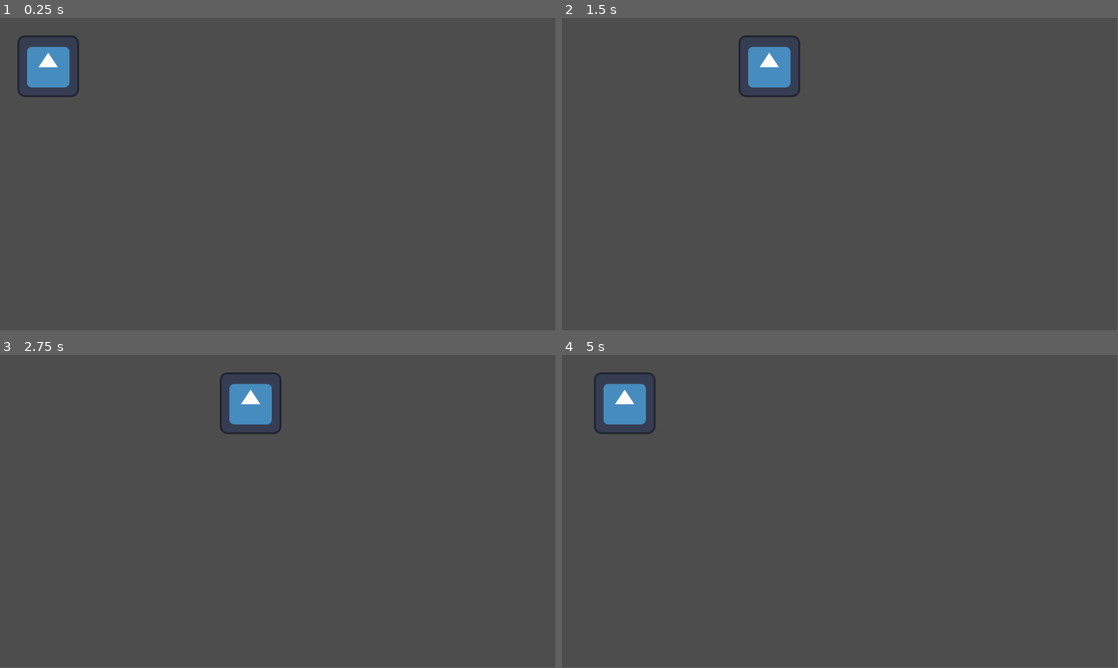
Above: before the commit, frames 1-4 (two rows, left to right).
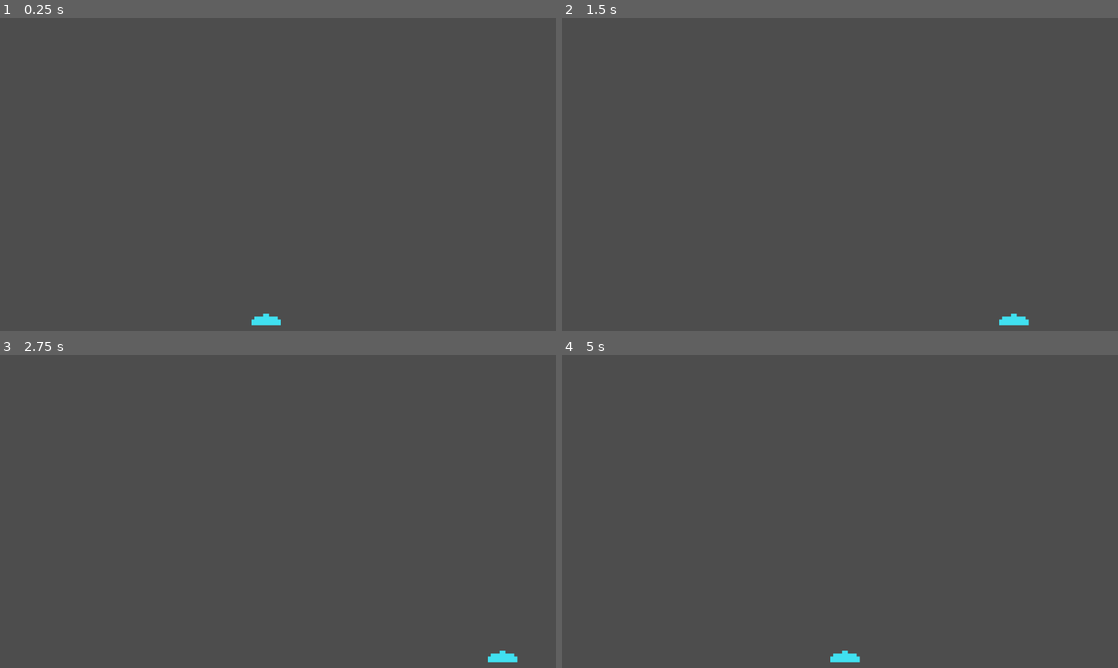
Above: after the commit, the same moments.

Repository: aericode/SpaceInvaders-Godot4
Game: Godot game, scene res://world.tscn
Two runs of this game, one before a commit and one after it. Both use one fixed random seed, a clock stepped at 60 frames per second and the inputs below. The engine's default icon, where the game draws it, is replaced by a stand-in: a white triangle on a blue panel in a dark square.
Inputs:
- Up to frame 1 (0.25 s): no input
- Up to frame 2 (1.5 s): tap Enter at 0.5 s; hold Right (right) 0.53-1.28 s; hold Left (left) from 1.28 s (still down)
- Up to frame 3 (2.75 s): release Left (left) at 2.03 s; hold Right (right) from 2.03 s (still down)
- Up to frame 4 (5 s): release Right (right) at 3.53 s; hold Left (left) from 3.53 s (still down)
In our replay, the window is 799x449 before the commit and 800x450 after it. These sizes can differ from the game's own. Grey fills any space a smaller window leaves; there, only what the larger window draws over its background counts as a difference.

The runs differ from the first frame. In frame 1, 1.4% of the frame differs, in the area x 3-51%, y 5-99%; in frame 2, 1.4%; in frame 3, 1.4%; in frame 4, 1.5%, in the area x 5-54%, y 5-99%.

Commit message:
sprites and camera

Diff:
--- a/PlayerMovement.gd
+++ b/PlayerMovement.gd
@@ -1,7 +1,7 @@
 extends CharacterBody2D
 
 
-@export var speed = 600 # How fast the player will move (pixels/sec).
+@export var speed = 400 # How fast the player will move (pixels/sec).
 
 func _process(delta):
 	var velocity = Vector2.ZERO # The player's movement vector.
--- a/project.godot
+++ b/project.godot
@@ -14,6 +14,10 @@
 run/main_scene="res://world.tscn"
 config/features=PackedStringArray("4.0", "Forward Plus")
 config/icon="res://icon.svg"
+
+[display]
+
+window/stretch/mode="viewport"
 
 [input]
 
--- a/world.tscn
+++ b/world.tscn
@@ -1,20 +1,25 @@
 [gd_scene load_steps=4 format=3 uid="uid://fkf0vo3xhpac"]
 
-[ext_resource type="Texture2D" uid="uid://720c7h72kvq3" path="res://icon.svg" id="1_ur1x5"]
+[ext_resource type="Texture2D" uid="uid://syjgg661qs1a" path="res://assets/player.png" id="2_rsbpw"]
 [ext_resource type="Script" path="res://PlayerMovement.gd" id="2_v4k18"]
 
 [sub_resource type="RectangleShape2D" id="RectangleShape2D_6cxwb"]
-size = Vector2(131, 129)
+size = Vector2(36, 14)
 
 [node name="World" type="Node2D"]
 
 [node name="CharacterBody2D" type="CharacterBody2D" parent="."]
-position = Vector2(100, 100)
+position = Vector2(315, 355)
 script = ExtResource("2_v4k18")
 
 [node name="CollisionShape2D" type="CollisionShape2D" parent="CharacterBody2D"]
-position = Vector2(-0.5, -0.5)
+position = Vector2(0, 2)
 shape = SubResource("RectangleShape2D_6cxwb")
 
 [node name="Sprite2D" type="Sprite2D" parent="CharacterBody2D"]
-texture = ExtResource("1_ur1x5")
+scale = Vector2(0.578125, 0.578125)
+texture = ExtResource("2_rsbpw")
+
+[node name="Camera2D" type="Camera2D" parent="."]
+anchor_mode = 0
+zoom = Vector2(1.75, 1.75)
Binary file added: assets/extra.png
Not shown, added: assets/extra.png.import
Binary file added: assets/green.png
Not shown, added: assets/green.png.import
Binary file added: assets/player.png
Not shown, added: assets/player.png.import
Binary file added: assets/red.png
Not shown, added: assets/red.png.import
Binary file added: assets/yellow.png
Not shown, added: assets/yellow.png.import
